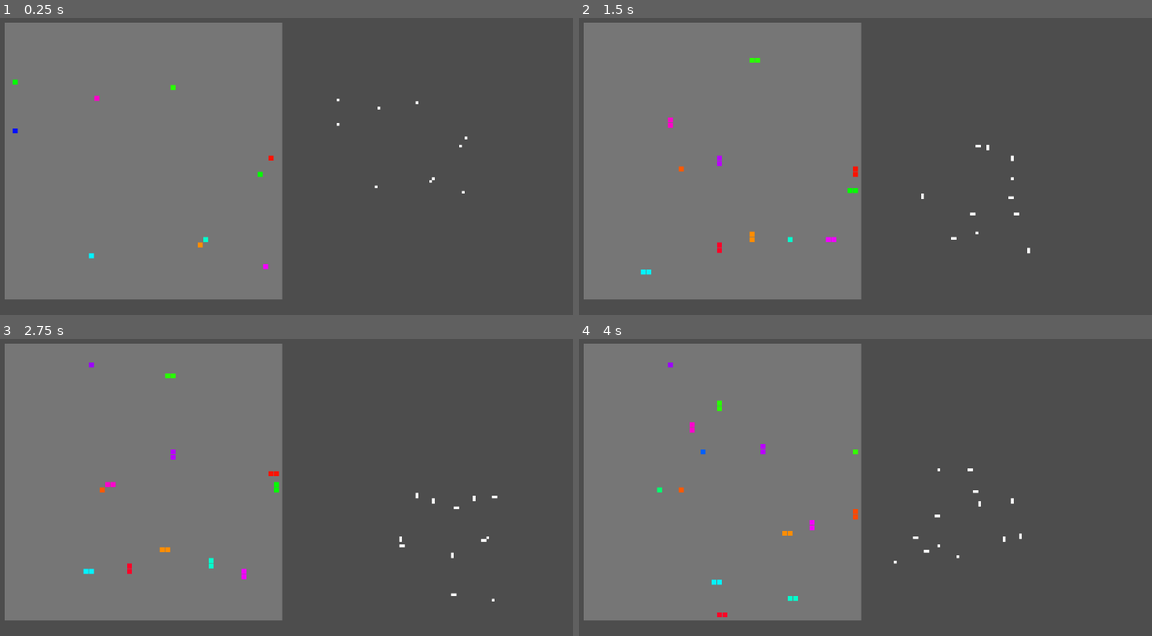
Above: before the commit, frames 1-4 (two rows, left to right).
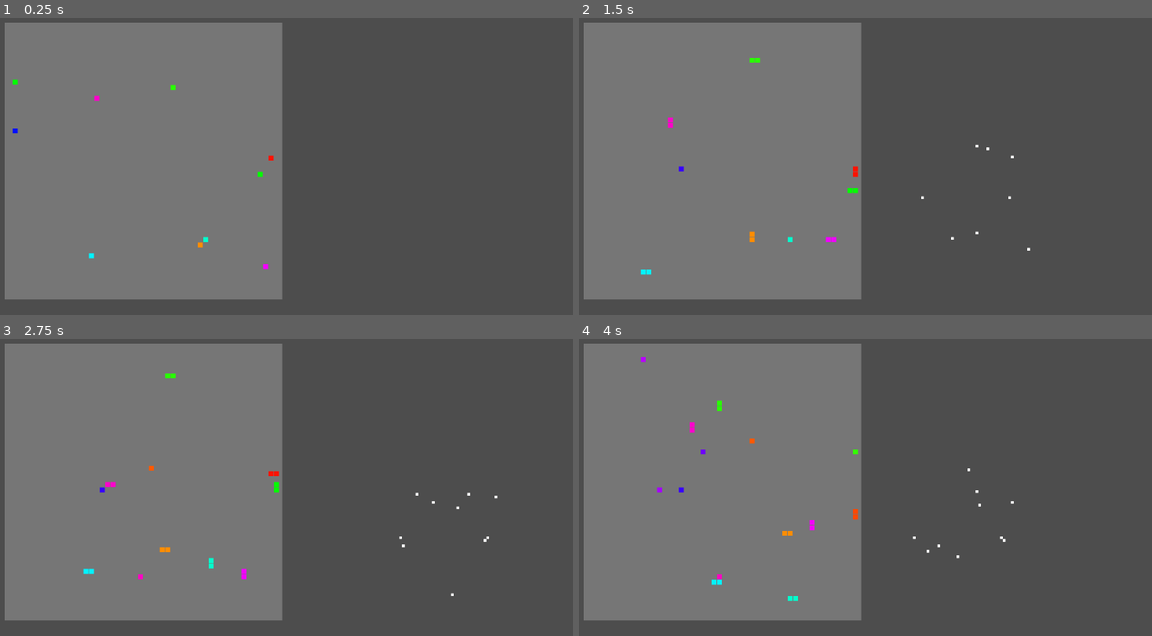
Above: after the commit, the same moments.

Repository: kwdChan/Snake-World
Game: Godot game, scene res://main.tscn
The game is run twice, just before and just after one commit, with the same random seed, the same clock (stepped at 60 frames per second) and the same inputs.
Inputs:
- Up to frame 1 (0.25 s): no input
- Up to frame 2 (1.5 s): hold Right (ui_right) 0.53-1.28 s; hold Down (ui_down) from 1.28 s (still down)
- Up to frame 3 (2.75 s): release Down (ui_down) at 2.03 s; hold Right (ui_right) from 2.03 s (still down)
- Up to frame 4 (4 s): release Right (ui_right) at 2.78 s; hold Up (ui_up) 2.78-3.53 s; hold Left (ui_left) from 3.53 s (still down)

The runs differ from the first frame. In frame 1, less than 0.1% of the frame differs, in the area x 58-82%, y 27-60%; in frame 2, 0.1%; in frame 3, 0.2%; in frame 4, 0.3%, in the area x 10-78%, y 6-94%.

Commit message:
separated edible and inedible vision

Diff:
--- a/SnakeNode.gd
+++ b/SnakeNode.gd
@@ -181,17 +181,17 @@
 
 
 func _on_collision(area):
-	print(self, area, idx, ",", area.idx)
+	#print(self, area, idx, ",", area.idx)
 	if idx < area.idx:
 
 		area._propergate_eaten_signal(idx)
 		_propergate_lengthen_signal()
 		ate.emit(area)
 		if not idx == 0:
-			push_warning("A node with non 0 idx ate")
+			push_warning("A node with non 0 idx ate. idx: %s, area.idx %s"%[idx, area.idx])
 
 	elif (idx ==  area.idx) and (idx == 0):
-		print(self, area)
+		#print(self, area)
 
 		area._propergate_eaten_signal(idx)
 
--- a/env.gd
+++ b/env.gd
@@ -22,7 +22,20 @@
 	UserInput = preload("res://snake_action_plan/user_input.gd")
 }
 
-var all_snakes = []
+var all_snakes: Array[Types.Snake] = []
+var all_foods: Array[Types.Snake] = []
+
+func get_all_foods() -> Array[Types.Snake]:
+	all_foods = all_foods.filter(func(x):return is_instance_valid(x))
+	return all_foods
+
+func get_all_food_snake()-> Array[Types.Snake]:
+	return get_all_foods() + get_all_snakes()
+
+func get_all_snakes() -> Array[Types.Snake]:
+	all_snakes = all_snakes.filter(func(x):return is_instance_valid(x))
+	return all_snakes
+
 
 func _ready():
 
@@ -37,6 +50,7 @@
 
 
 func random_loc() -> Vector2:
+
 	return Vector2(
 			randi_range(0, WORLD_PARAMS.SIZE_GRID.x-1), randi_range(0, WORLD_PARAMS.SIZE_GRID.y-1)
 		)
@@ -53,16 +67,29 @@
 	add_child(snake)
 	snake.use_action_plan(ACTION_PLANS.Random)
 	all_snakes.append(snake)
-	snake.dead.connect(_on_snake_dead)
+
+	#snake.dead.connect(_on_snake_dead)
 	return snake
 
 
-func _on_snake_dead(_snake: Types.Snake):
-	new_snake()
 
+#func _on_snake_dead(_snake: Types.Snake):
+#	pass
 
 func new_food(loc=null):
-	new_snake(loc).as_food()
+	var snake = SNAKE_SCENE.instantiate()
+	if not loc:
+		loc = random_loc()
+	snake.initialise(
+		self,
+		loc,
+		Color.from_hsv(randf(), 1.0, 1.0, 1.0)
+	)
+	snake.as_food()
+	add_child(snake)
+
+	all_foods.append(snake)
+	return snake
 
 func draw_world_boundary():
 	$WorldBoundary.polygon = PackedVector2Array([
@@ -74,13 +101,31 @@
 
 
 func _on_snake_spawn_timer_timeout():
+
+	if len(all_snakes) < ECO_PARAMS.N_SNAKE:
+		new_snake()
+	new_food()
 	$SnakeSpawnTimer.start()
-	new_food()
+
+func get_edible_grids() -> Array[Vector2i]:
+	var result:Array[Vector2i] = []
+	for food_snake_ in get_all_food_snake():
+		result.append_array(food_snake_.get_edible_grids())
+
+	return result
 
 
-func get_all_grids():
-	var result = []
-	all_snakes = all_snakes.filter(func(x):return is_instance_valid(x))
-	for snake_ in all_snakes:
+func get_inedible_grids() -> Array[Vector2i]:
+	var result:Array[Vector2i] = []
+	for food_snake_ in get_all_food_snake():
+		result.append_array(food_snake_.get_inedible_grids())
+
+	return result
+
+
+
+func get_all_grids() -> Array[Vector2i]:
+	var result:Array[Vector2i] = []
+	for snake_ in get_all_food_snake():
 		result.append_array(snake_.get_body_grids())
-	return result.filter(func(x): return (x != null))
+	return result
--- a/main.gd
+++ b/main.gd
@@ -6,7 +6,7 @@
 
 
 func _process(_delta):
-	var grids = $Env.get_all_grids()
+	var grids = $Env.get_edible_grids()
 	if not len($Env.all_snakes):
 		return
 	$Vision.draw_grids($Env.all_snakes[0].to_perspective(grids))
--- a/snake.gd
+++ b/snake.gd
@@ -6,6 +6,7 @@
 
 const SNAKE_SCENE := preload('res://snake_node.tscn') as PackedScene
 
+# if idx is not 0, it means it is food
 var idx = 0
 
 var _action_intervel := 0.1
@@ -28,9 +29,13 @@
 
 func _process(_delta):
 	if Input.is_action_just_pressed("ui_down"):
+		# TODO: check if nodes[0] exists
+		if not idx == 0:
+			return
+		if not len(nodes):
+			push_warning("zero len snake")
+			return
 		nodes[0]._propergate_lengthen_signal()
-
-
 
 func initialise(
 		env,
@@ -69,6 +74,11 @@
 
 	nodes = nodes.filter(func (x): return (x.idx!=node_idx))
 
+	## as food
+	if not len(nodes):
+
+		queue_free()
+
 func add_new_node(new_node: Types.SnakeNode):
 	nodes.append(new_node)
 
@@ -78,11 +88,32 @@
 	$SnakeActionTimer.start()
 
 
-func get_body_grids():
+func get_edible_grids() -> Array[Vector2i]:
+
+	if idx > 0:
+		return [get_head_grid()]
+	else:
+
+		return get_body_grids()
+
+func get_inedible_grids() -> Array[Vector2i]:
+	if idx > 0:
+		return get_body_grids()
+	else:
+		return [get_head_grid()]
+
+func get_head_grid() -> Vector2i:
+	return nodes[0].grid_pos
+
+func get_body_grids() -> Array[Vector2i]:
 
 	var pos: Array[Vector2i] = []
 	# TODO: safer to check if the node is valid
+	var first = true
 	for node_ in nodes:
+		if first:
+			first = false
+			continue
 		pos.append(node_.grid_pos)
 
 	return pos
@@ -96,8 +127,12 @@
 
 
 
-func to_perspective(grids):
+func to_perspective(grids: Array[Vector2i]) -> Array[Vector2i]:
+	if not len(nodes):
+		push_warning("zero len snake")
+		return []
 	var origin = nodes[0].grid_pos
+
 	var _rotation = Vector2(nodes[0].direction).angle_to(Vector2.UP)
 
 	var transformed: Array[Vector2i] = []
